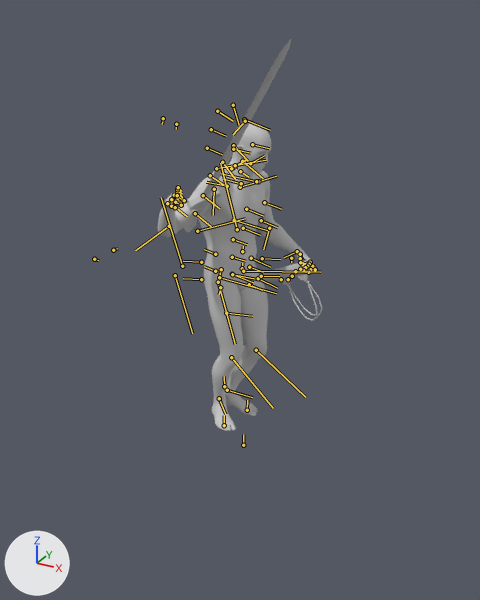
A saved change to the FBX model Character/Animation/ZWM/Attack/Weapon_1/Weapon_1_Attack_0/RootAnim_Weapon_1_Attack_0.FBX.
One viewpoint serves both versions: a 50 mm lens placed at (3.85, -2.94, 2.28), pointed at (2.38, -0.28, 0.95). Arrows for +X, +Y and +Z are at lower left; the lights stay in place. Both versions are drawn at frame 43 of the action 'Take 001'; the numbers are the values there. The bones that bend it are drawn over the model as lines.

The first picture shows 'Male_Body', 'Male_Foot', 'Male_Hand', 'Male_Head', 'Male_Leg', 'Mesh_Sheath_1_2', 'Mesh_Weapon_1_2'.
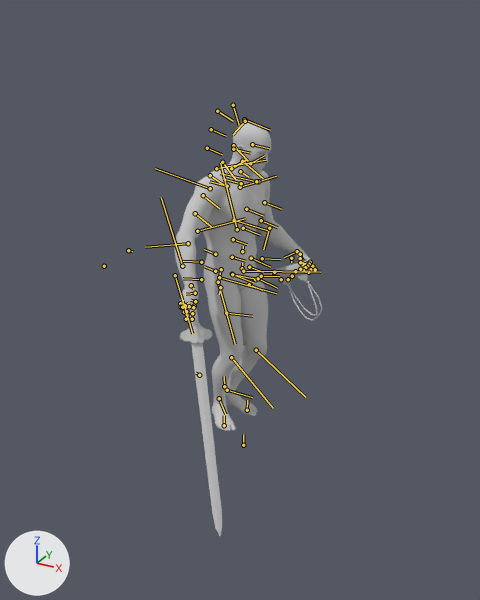
ob_point_take_r is not drawn itself; it is the parent of ob_mesh_weapon_1_2.

Boxes [x1, y1, x2, y2] around the edits, measured in the pictures (480 x 600 px):
'Male_Body', posed (12% narrower, 18% taller)
    before: [157, 169, 295, 264]
    after: [174, 168, 295, 280]
'Mesh_Weapon_1_2', posed (59% narrower, 29% taller)
    before: [184, 39, 291, 232]
    after: [179, 287, 222, 536]
'Male_Hand', posed (10% narrower, 8% shorter)
    before: [163, 185, 317, 273]
    after: [179, 243, 317, 324]
bone 'Bip001 R Clavicle', root to tip
    before: (227, 186) to (206, 182)
    after: (227, 186) to (209, 181)
bone 'Bip001 R UpperArm', root to tip
    before: (214, 189) to (213, 215)
    after: (210, 188) to (155, 168)
bone 'Bip001 R Forearm', root to tip
    before: (169, 226) to (135, 250)
    after: (188, 243) to (145, 247)
bone 'Bip001 R Hand', root to tip
    before: (171, 203) to (187, 216)
    after: (191, 285) to (193, 288)

The edits, one by one:
Bone 'Bip001 R Clavicle' (bone_bip001_r_clavicle) turns from (-3, 9, -24) to (-2, 9, -12) degrees about its own x, y and z.
Bone 'Bip001 R UpperArm' (bone_bip001_r_upperarm) turns from (54, 1, 24) to (-43, -24, 3) degrees about its own x, y and z.
Bone 'Bip001 R Forearm' (bone_bip001_r_forearm) turns from (0, 0, -83) to (0, 0, -11) degrees about its own x, y and z.
Bone 'Bip001 R Hand' (bone_bip001_r_hand) turns from (26, 0, 0) to (19, 7, -12) degrees about its own x, y and z.
